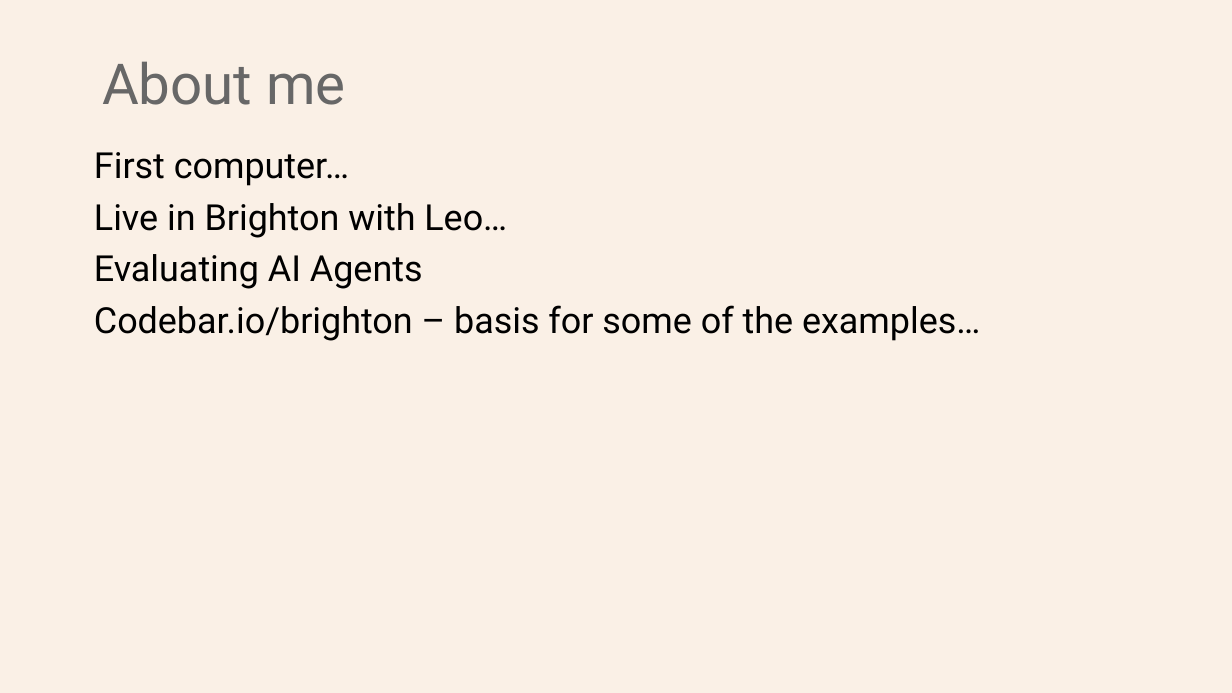
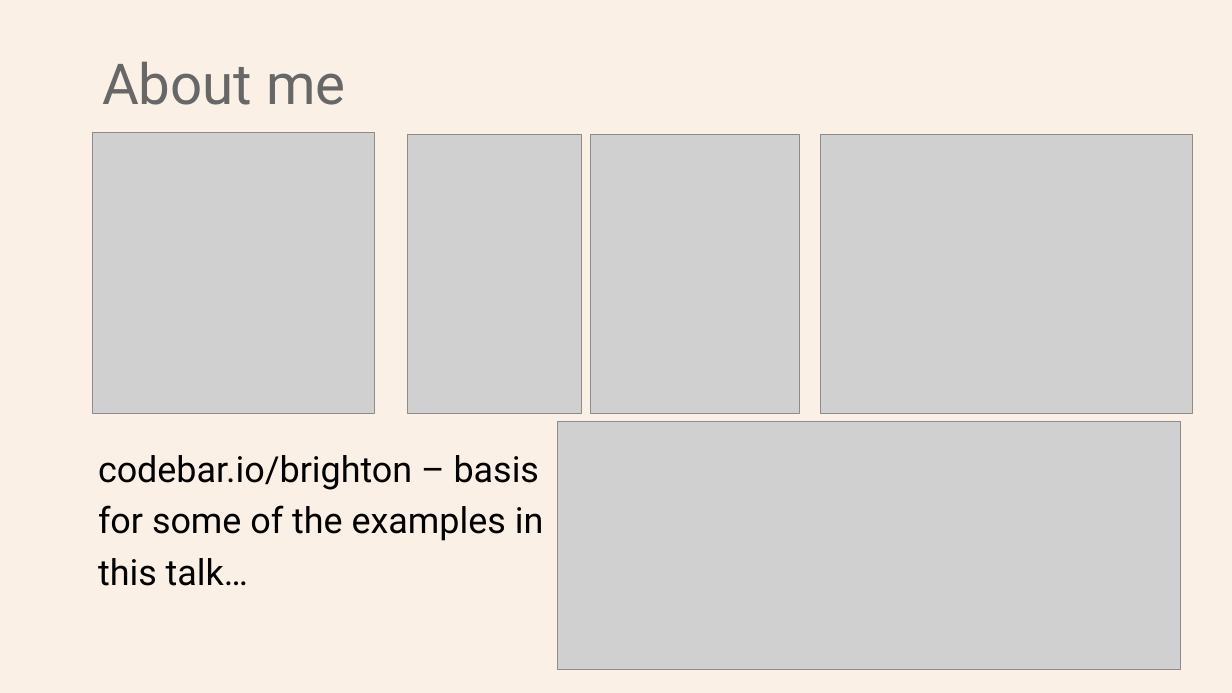
Before and after one commit to Python-Test-Engineer/earl2025, a slide deck: slide 5 of AI_Agents_in_the_Data_Pipeline.pptx. Drawn at 1232x693 pixels with LibreOffice and Linux fonts; fonts in the diff are those of the drawing; grey boxes stand for pictures. Boxes give left, top, right and bottom in pixels: in the first picture for what was removed or moved away, otherwise in the second. Text is boxed around its words. In the diff, an @@ line names an element or a change of style, - is before the commit and + after.

Commit message:
pptx and code

```diff
--- a/AI_Agents_in_the_Data_Pipeline.pptx
+++ b/AI_Agents_in_the_Data_Pipeline.pptx
@@ text "codebar.io/brighton – basis": place and size @@
-text "codebar.io/brighton – basis" at bbox=[94, 152, 980, 341]
+text "codebar.io/brighton – basis" at bbox=[89, 132, 1160, 639]
@@ picture added at bbox=[93, 132, 374, 413] @@
@@ picture added at bbox=[408, 134, 581, 413] @@
@@ picture added at bbox=[591, 134, 799, 413] @@
@@ picture added at bbox=[821, 134, 1194, 414] @@
@@ picture added at bbox=[557, 422, 1180, 670] @@
@@ text at bbox=[98, 455, 544, 586]: text changed @@
-First computer…
-Live in Brighton with Leo…
-Evaluating AI Agents
-Codebar.io/brighton – basis for some of the examples…
+codebar.io/brighton – basis
+for some of the examples in
+this talk…
```
Also in this commit, not shown: 10 other slides changed, 5 slides added, 1 slide removed, 4 other files.
